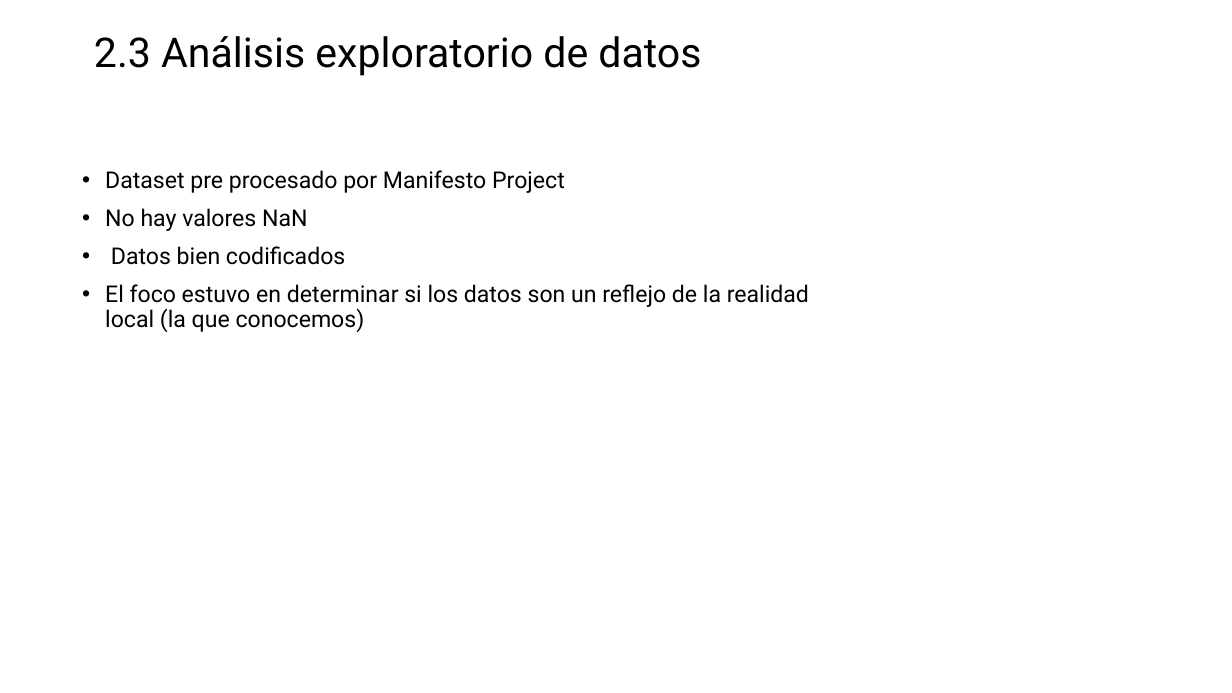
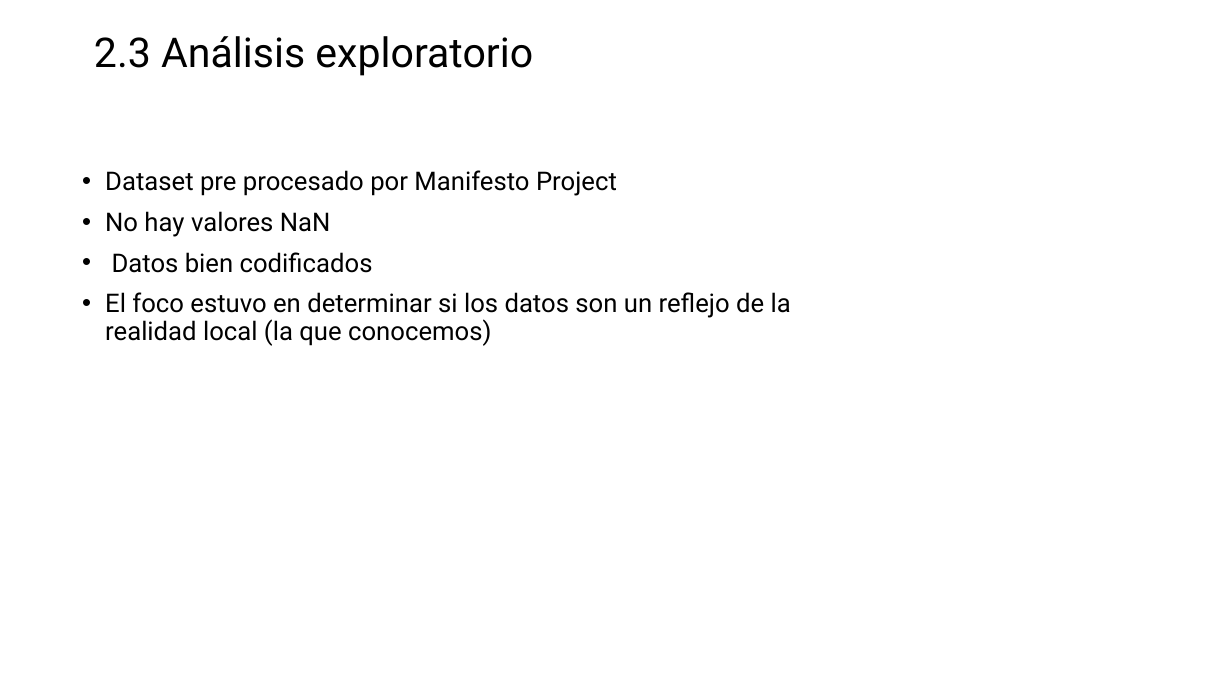
Before and after one commit to MatiasBunsterRaby/Capstone_git, a slide deck: slide 11 of Pres Capstone MBunster 2.pptx (slide 10 before the commit). Drawn at 1232x693 pixels with LibreOffice and Linux fonts; fonts in the diff are those of the drawing. Boxes give left, top, right and bottom in pixels: in the first picture for what was removed or moved away, otherwise in the second. Text is boxed around its words. In the diff, an @@ line names an element or a change of style, - is before the commit and + after.

```diff
--- a/Pres Capstone MBunster 2.pptx
+++ b/Pres Capstone MBunster 2.pptx
@@ title at (94, 36, 533, 76): text changed @@
-2.3 Análisis exploratorio de datos
+2.3 Análisis exploratorio
@@ text "Dataset pre procesado por Manifesto ..." at (105, 170, 791, 346): size 18 to 20 pt @@
```
Also in this commit, not shown: 12 other slides changed, 3 slides added, 2 slides removed, 4 other files.
